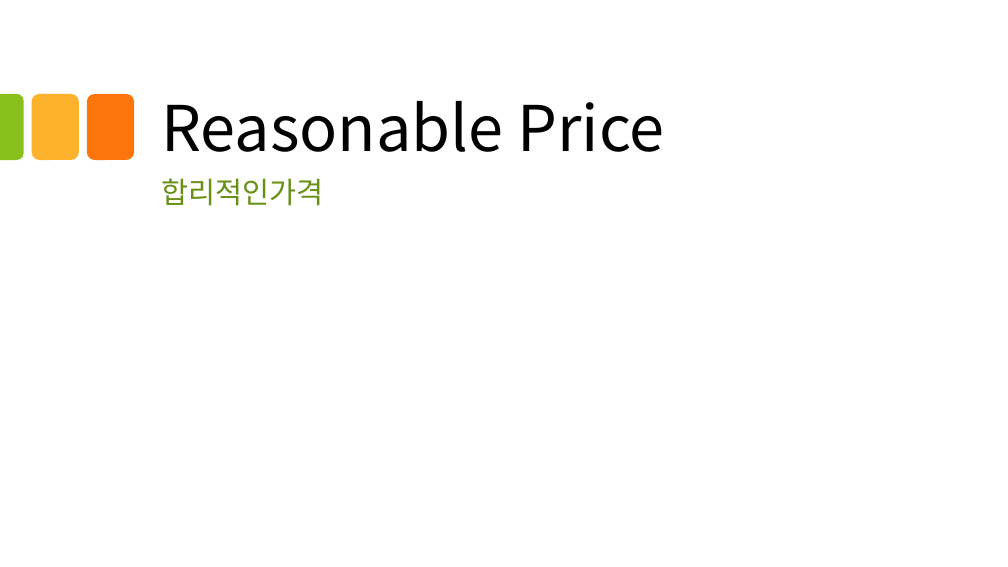
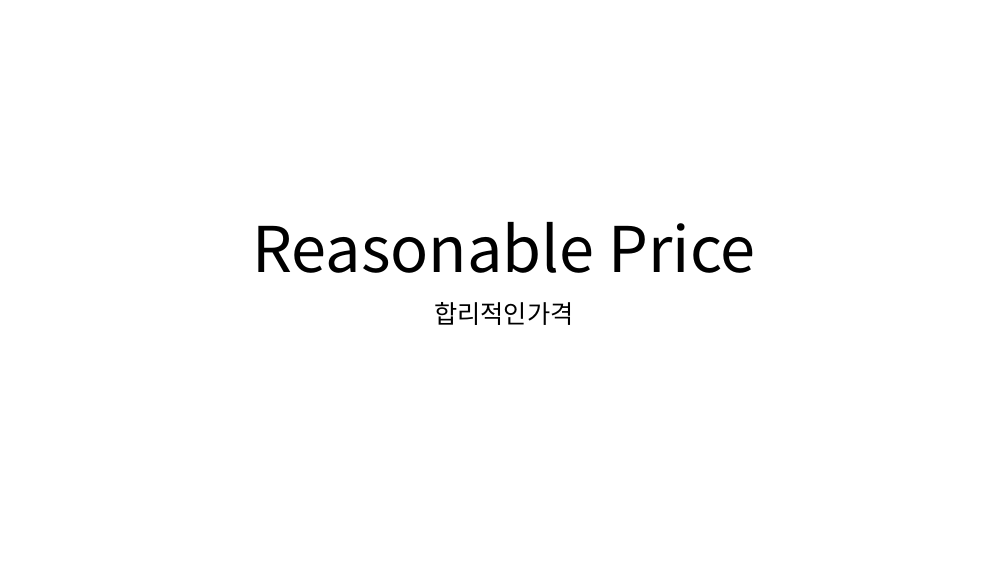
Before and after one commit to kjayvam/HTML, a slide deck: slide 1 of project/ppt/김영민_화면설계.pptx. Drawn at 1008x567 pixels with LibreOffice and Linux fonts; fonts in the diff are those of the drawing; background and template pictures are left out. Boxes give left, top, right and bottom in pixels: in the first picture for what was removed or moved away, otherwise in the second. Text is boxed around its words. In the diff, an @@ line names an element or a change of style, - is before the commit and + after.

```diff
--- a/project/ppt/김영민_화면설계.pptx
+++ b/project/ppt/김영민_화면설계.pptx
@@ round same rect removed at bbox=[0, 94, 23, 160] @@
@@ rounded rectangle removed at bbox=[32, 94, 79, 160] @@
@@ rounded rectangle removed at bbox=[87, 94, 135, 160] @@
@@ title "Reasonable Price": place and size @@
-title "Reasonable Price" at bbox=[161, 101, 665, 152]
+title "Reasonable Price" at bbox=[252, 222, 756, 273]
@@ title "Reasonable Price" at bbox=[252, 222, 756, 273]: alignment left to centre; line spacing 0.8 to 0.9 @@
@@ subtitle "합리적인가격": place and size @@
-subtitle "합리적인가격" at bbox=[161, 178, 323, 206]
+subtitle "합리적인가격" at bbox=[434, 302, 573, 325]
@@ subtitle "합리적인가격" at bbox=[434, 302, 573, 325]: size 28 to 24 pt, text colour #679015 to #000000; alignment left to centre; less space between paragraphs @@
```
Also in this commit, not shown: 28 other slides changed, 11 other files.
